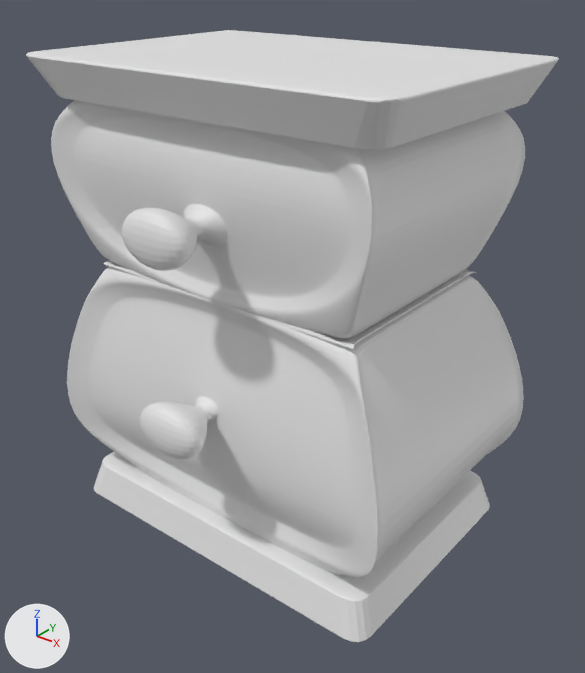
The Blender file Diorama3D_Niikado.blend, before and after one commit.
The view is the same before and after, from a camera (50 mm lens) standing at (0.746, -0.912, 0.417) and looking at (0.037, -0.026, -0.133). The lights are fixed; the arrows at lower left show +X, +Y and +Z. The same objects are shown in both versions, whatever each file hides.

The first picture shows 'MesaDeLuz'.
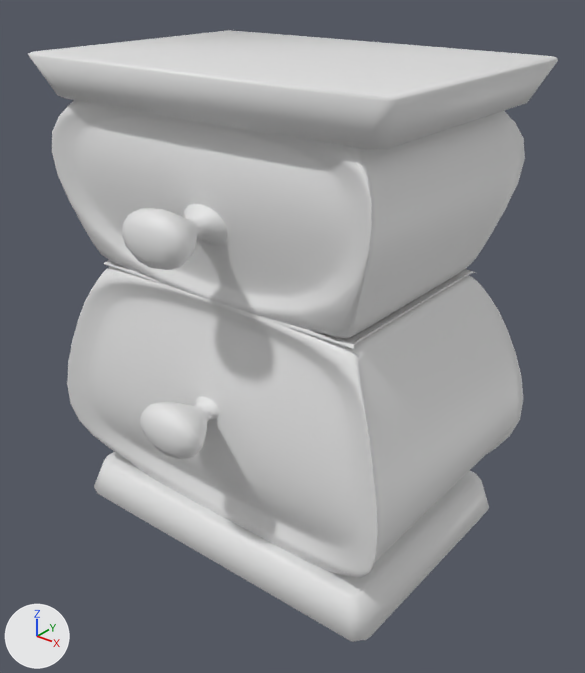
Location of each change, (x1, y1, x2, y2) in pixels of the pictures (585 x 673 px):
'MesaDeLuz', modifiers changed: before (26, 30, 559, 642); after (28, 30, 558, 642)

The edits, one by one:
me_mesadeluz has 14779 vertices, 14700 faces and spans x -0.294..0.336, y -0.282..0.228, z -0.486..0.264.
me_mesadeluz is used by ob_mesadeluz; location (-0.014, 0.0, 0.014).
me_mesadeluz part 1: all faces are now shaded smooth (14700 of 14700 changed).
Object 'MesaDeLuz' (ob_mesadeluz) gains a DECIMATE modifier named 'Decimate'.
Modifier setting: decimate_type = 'UNSUBDIV'.
Modifier setting: iterations = 2.
